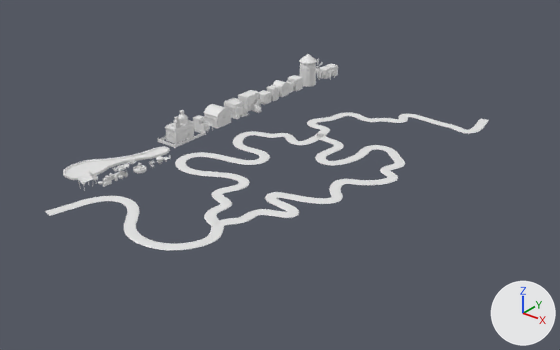
What one commit did to the FBX model Assets/Kart/Pistas/Santorini Grecia/GreciaPack.fbx.
Rendered twice from a 50 mm camera at (247.0, -295.0, 186.0) aimed at (6.0, 7.0, -1.0). Arrows for +X, +Y and +Z are at lower right; the lights stay in place. Materials are left out; every surface is plain grey. Where no turn or scale is listed for an object, it has been applied to the vertices.

In view in the first picture: 'Casa2', 'Casa3', 'Iglecia', 'Molino', 'Picina', 'Street.002', 'Street.003'.
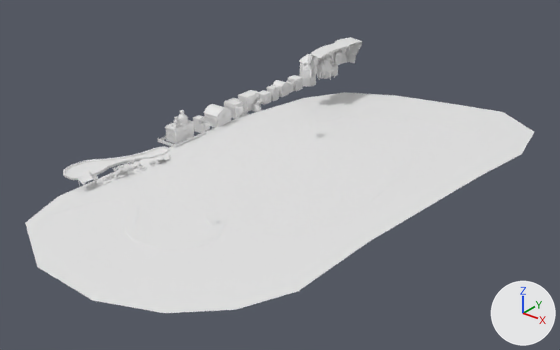
Where the change shows, as pixel boxes (x1, y1, x2, y2) in the pictures (560 x 350 px):
'Grama', added: after (25, 92, 534, 313)
'Suelo', added: after (155, 118, 412, 236)
'PiedritasSuelo', added: after (159, 119, 410, 234)
'Risco', added: after (302, 38, 363, 79)

What the commit changed:
Mesh me_plane_002 is new.
It has 41 vertices, 32 faces and spans x -59.8..60.7, y -64.4..70.8, z -1.1..-0.1.
Mesh me_mesh_005 is new.
It has 638 vertices, 1017 faces and spans x -11.1..5.2, y -25.8..27.2, z -1.7..16.9.
Mesh me_plane_009 is new.
It has 30 vertices, 20 faces and spans x -67.0..99.0, y -154.0..153.0, z 0.0.
Mesh me_mesh_007 is new.
It has 8252 vertices, 11140 faces and spans x -28.1..87.7, y -22.0..109.4, z -0.1..0.1.
Object 'Suelo' (ob_suelo) is new; it shows me_plane_002.
Its location is (3.5, 7.3, 0.0).
Object 'Risco' (ob_risco) is new; it shows me_mesh_005.
Its location is (-39.2, 121.6, 20.2).
Object 'Grama' (ob_grama) is new; it shows me_plane_009.
Its location is (0.0, 17.7, -0.2).
Object 'PiedritasSuelo' (ob_piedritassuelo) is new; it shows me_mesh_007.
Its location is (-25.7, -32.9, -0.1).
